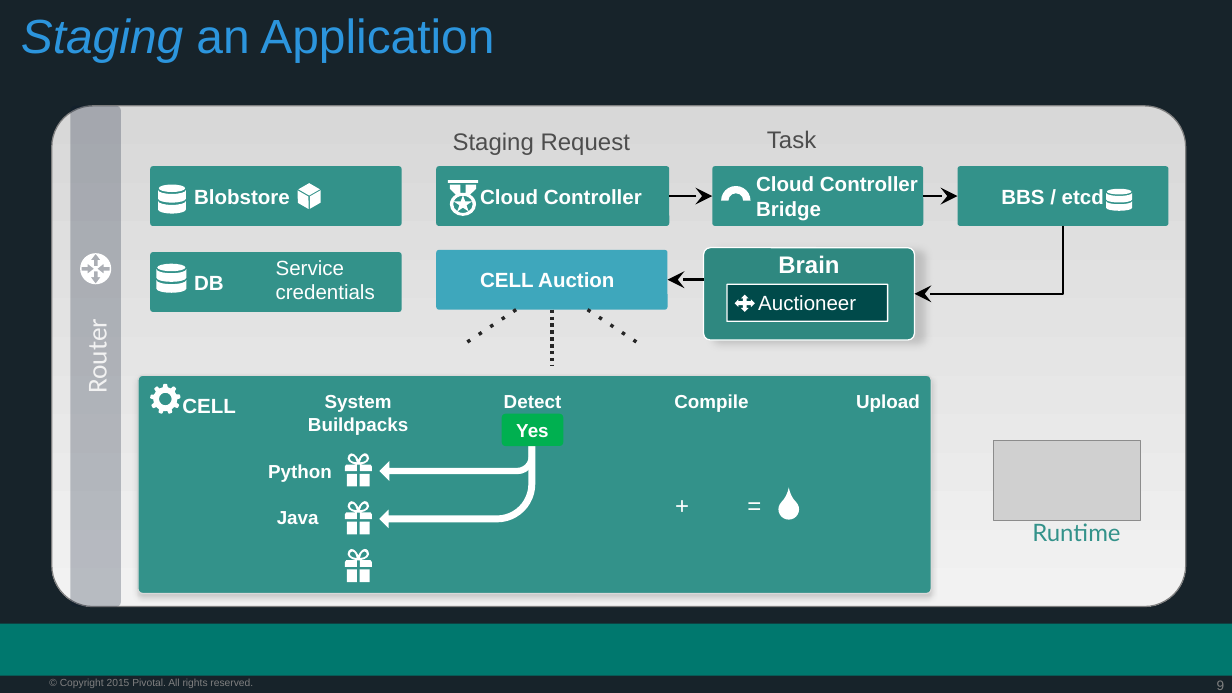
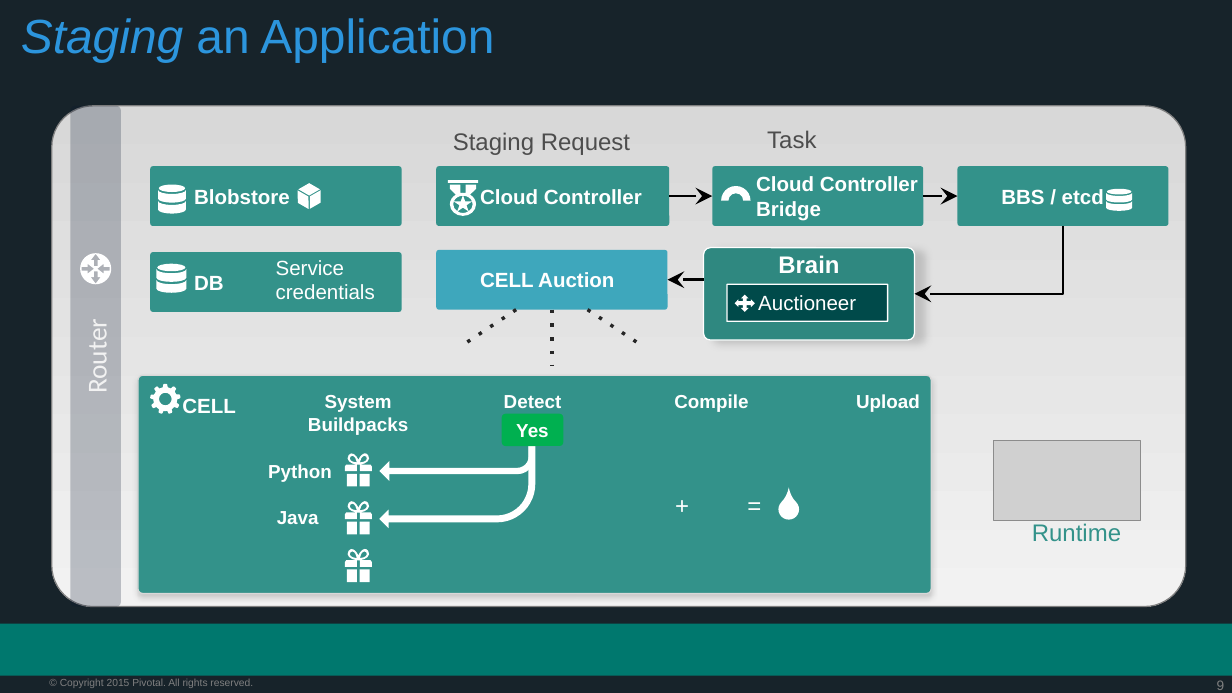
Before and after one commit to kishorepkr/PCF-Workshop-Fox, a slide deck: slide 9 of presentations/PCF-Architecture.pptx. Drawn at 1232x693 pixels with LibreOffice and Linux fonts; fonts in the diff are those of the drawing; grey boxes stand for pictures; background and template pictures are left out. Boxes give left, top, right and bottom in pixels: in the first picture for what was removed or moved away, otherwise in the second. Text is boxed around its words. In the diff, an @@ line names an element or a change of style, - is before the commit and + after.

```diff
--- a/presentations/PCF-Architecture.pptx
+++ b/presentations/PCF-Architecture.pptx
@@ text "Runtime" at [1032, 523, 1121, 541]: font Lato to Arial @@
```
Also in this commit, not shown: 18 other slides changed.
